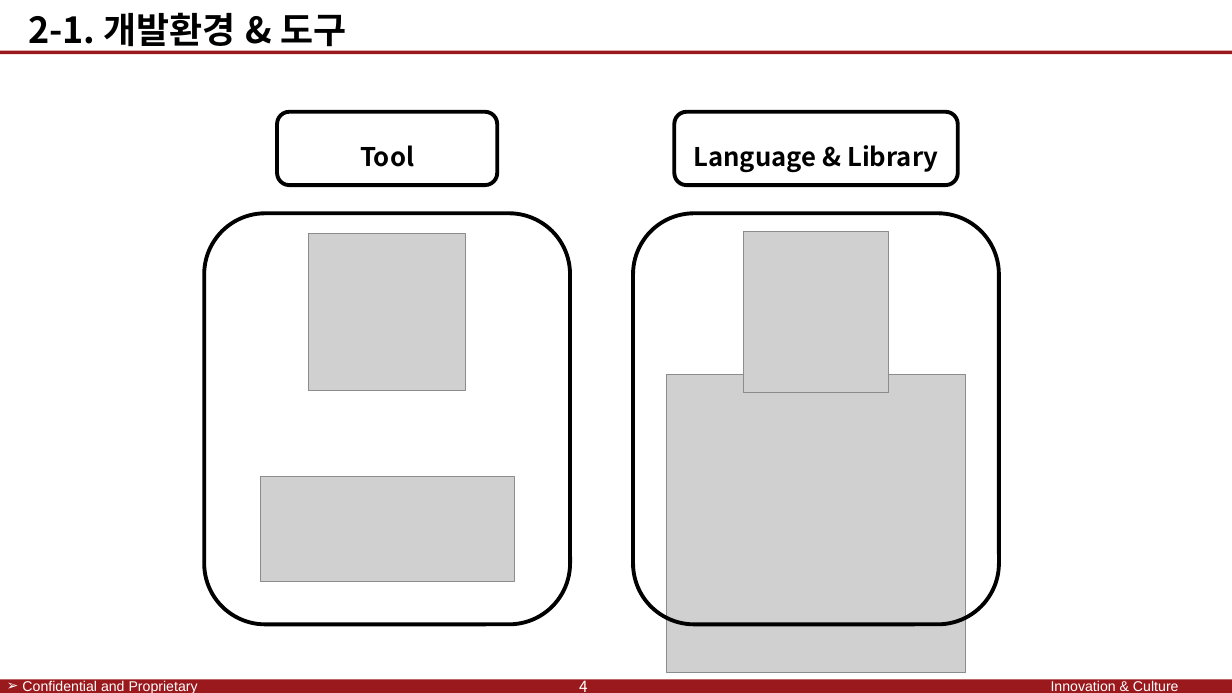
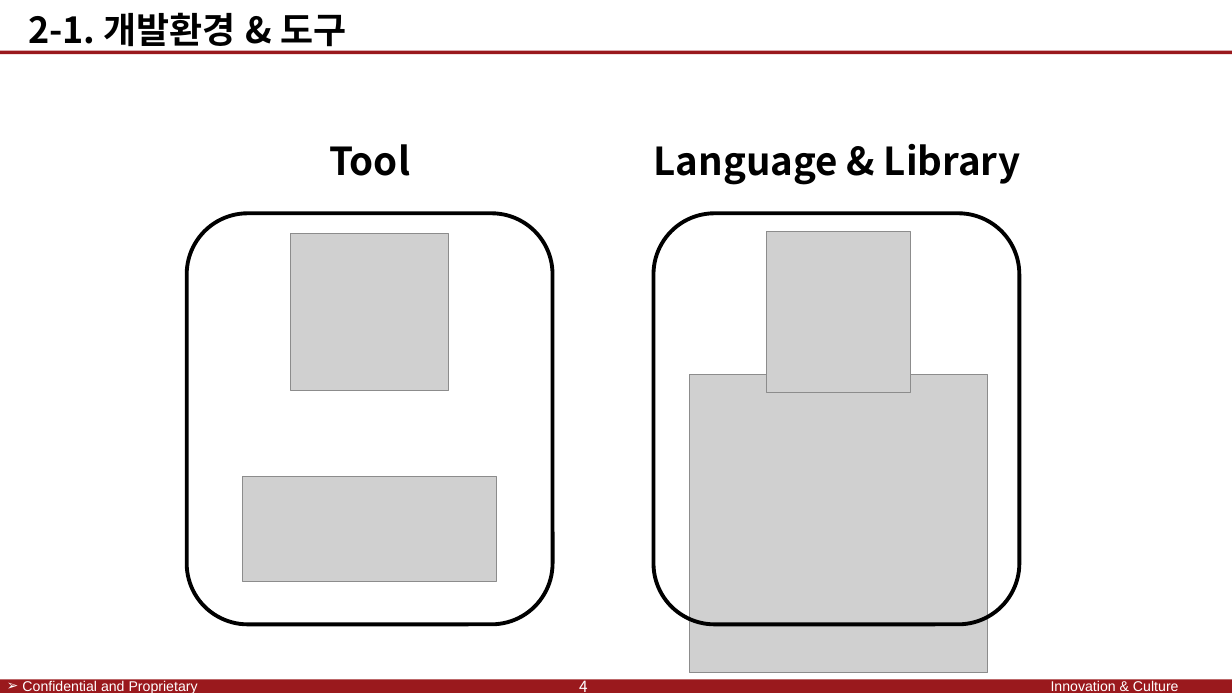
Before and after one commit to SaintSeong/JusungProject, a slide deck: slide 4 of A조 발표/A조 발표 최종.pptx. Drawn at 1232x693 pixels with LibreOffice and Linux fonts; fonts in the diff are those of the drawing; grey boxes stand for pictures; background and template pictures are left out. Boxes give left, top, right and bottom in pixels: in the first picture for what was removed or moved away, otherwise in the second. Text is boxed around its words. In the diff, an @@ line names an element or a change of style, - is before the commit and + after.

```diff
--- a/A조 발표/A조 발표 최종.pptx
+++ b/A조 발표/A조 발표 최종.pptx
@@ text "Tool" at (329, 144, 410, 176): size 20 to 30 pt; outline #000000 3 pt to none @@
@@ text "Language & Library" at (653, 144, 1020, 185): size 20 to 30 pt; outline #000000 3 pt to none @@
@@ text "Language & Library": place and size @@
-text "Language & Library" at (675, 112, 958, 185)
+text "Language & Library" at (653, 144, 1020, 185)
@@ 1 picture, 1 text, 1 rounded rectangle: place and size @@
-1 picture, 1 text, 1 rounded rectangle at (204, 112, 570, 625)
+1 picture, 1 text, 1 rounded rectangle at (187, 144, 553, 625)
@@ picture: place and size @@
-picture at (309, 233, 466, 390)
+picture at (291, 233, 448, 390)
@@ 2 pictures, 1 rounded rectangle: place and size @@
-2 pictures, 1 rounded rectangle at (633, 213, 999, 673)
+2 pictures, 1 rounded rectangle at (653, 213, 1019, 673)
```
Also in this commit, not shown: 6 other slides changed, 1 other file.
